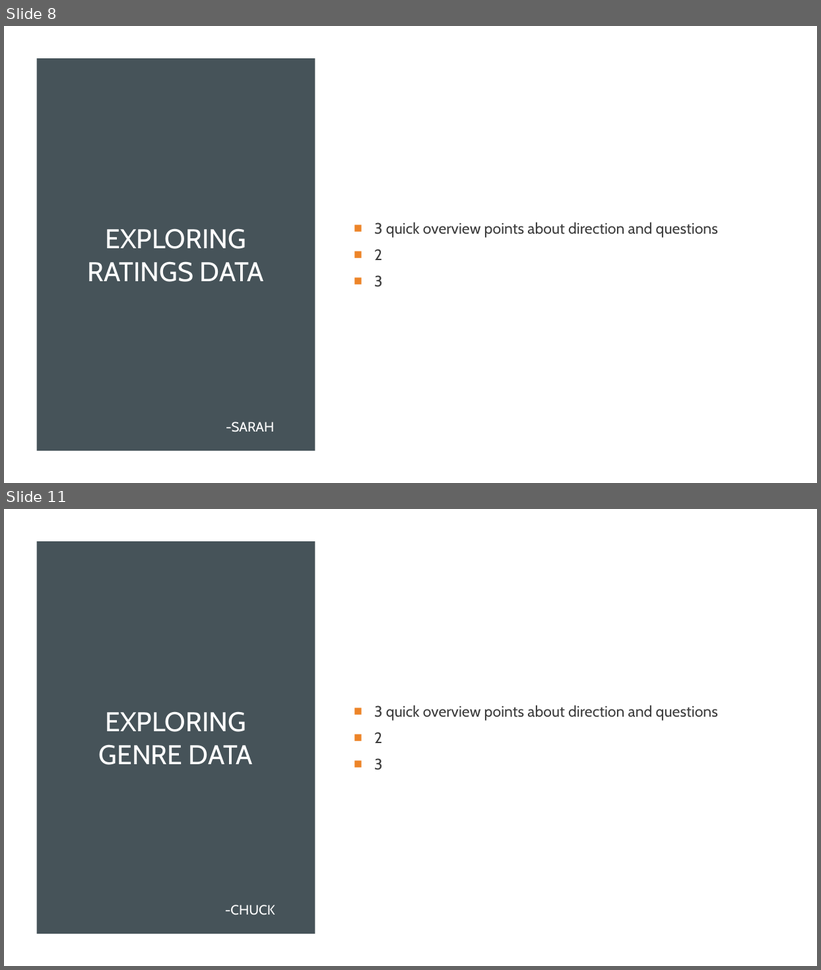
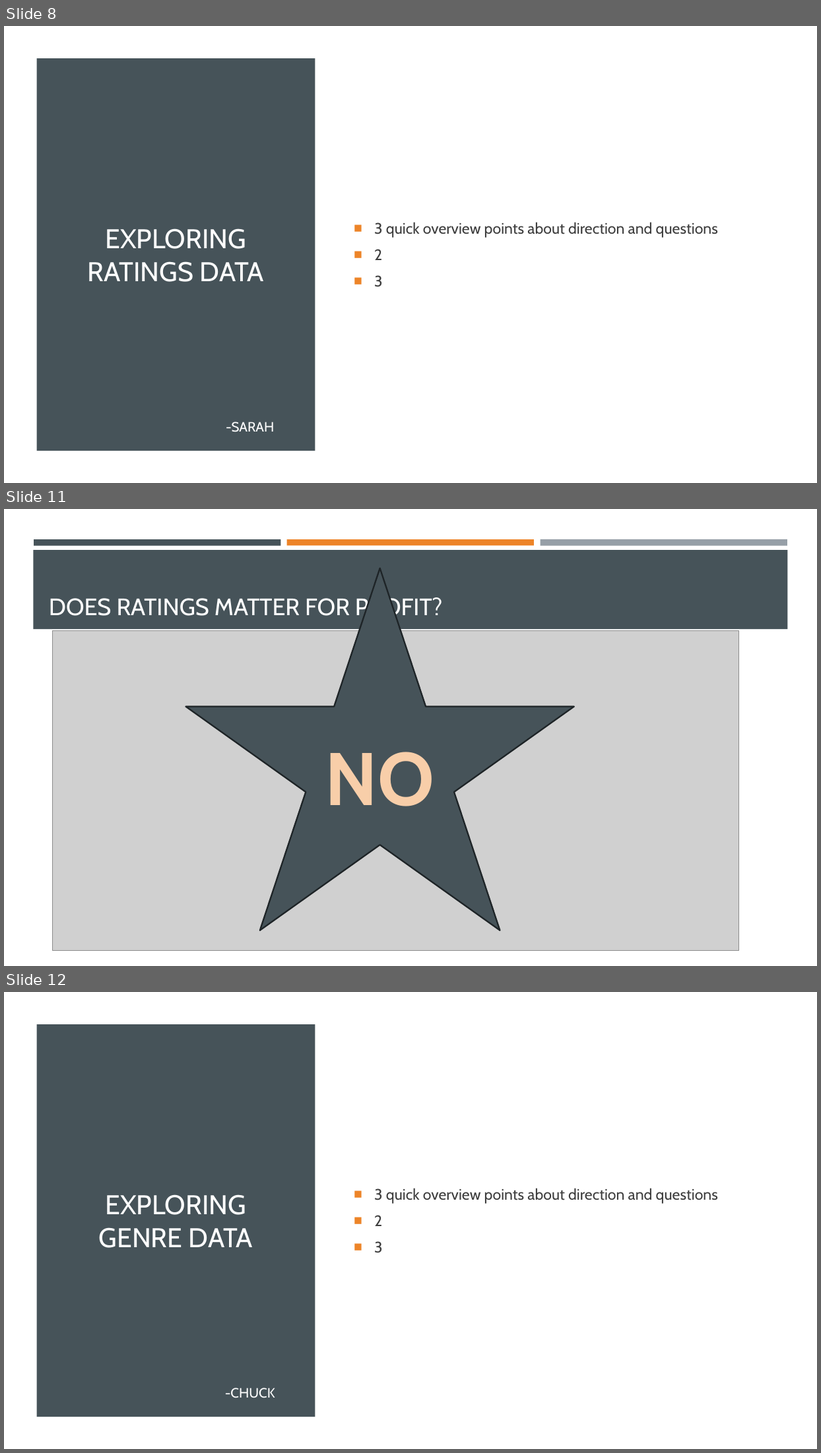
Before and after one commit to Robotrousers/Group1Proj1, a slide deck: MoMoviesPrez.pptx. Shown one above the other, each under a label of ours: slides 8 and 11 before the commit, slides 8, 11 and 12 after it; the slides between them are not shown. The pictures are 821x970 and 821x1453 pixels, drawn with LibreOffice and Linux fonts; fonts in the diff are those of the drawing; grey boxes stand for pictures. Boxes give left, top, right and bottom in pixels: in the first picture for what was removed or moved away, otherwise in the second. Text is boxed around its words. In the diff, an @@ line names an element or a change of style, - is before the commit and + after.

```diff
--- a/MoMoviesPrez.pptx
+++ b/MoMoviesPrez.pptx
@@ slide 11 added at [4, 509, 817, 966], background #FFFFFF @@
@@ rectangle added at [34, 539, 281, 545], fill #465359 @@
@@ rectangle added at [287, 539, 534, 545], fill #ED8428 @@
@@ rectangle added at [540, 539, 787, 546], fill #969FA7 @@
@@ rectangle added at [33, 550, 788, 629], fill #465359 @@
@@ star added at [186, 568, 574, 931], fill #465359, outline #1F2427 1.75 pt, 88 pt, text #F8CEA9, bold @@
+NO
@@ title added at [49, 595, 443, 621], 28 pt, text #FFFFFF @@
+DOES RATINGS MATTER FOR PROFIT?
@@ picture added at [53, 631, 739, 951] @@
@@ what was slide 11 is now slide 12 @@
```
Also in this commit, not shown: 2 other slides added, 2 slides removed, 2 other files.
